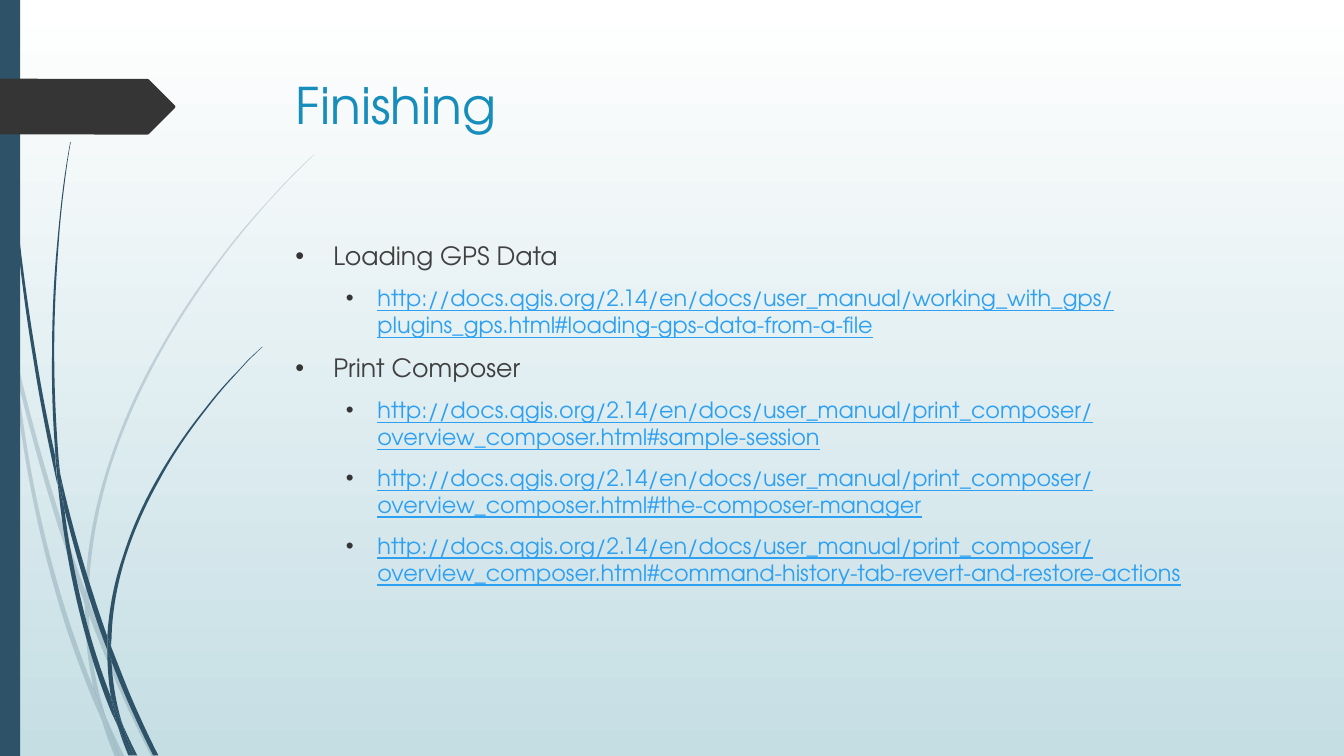
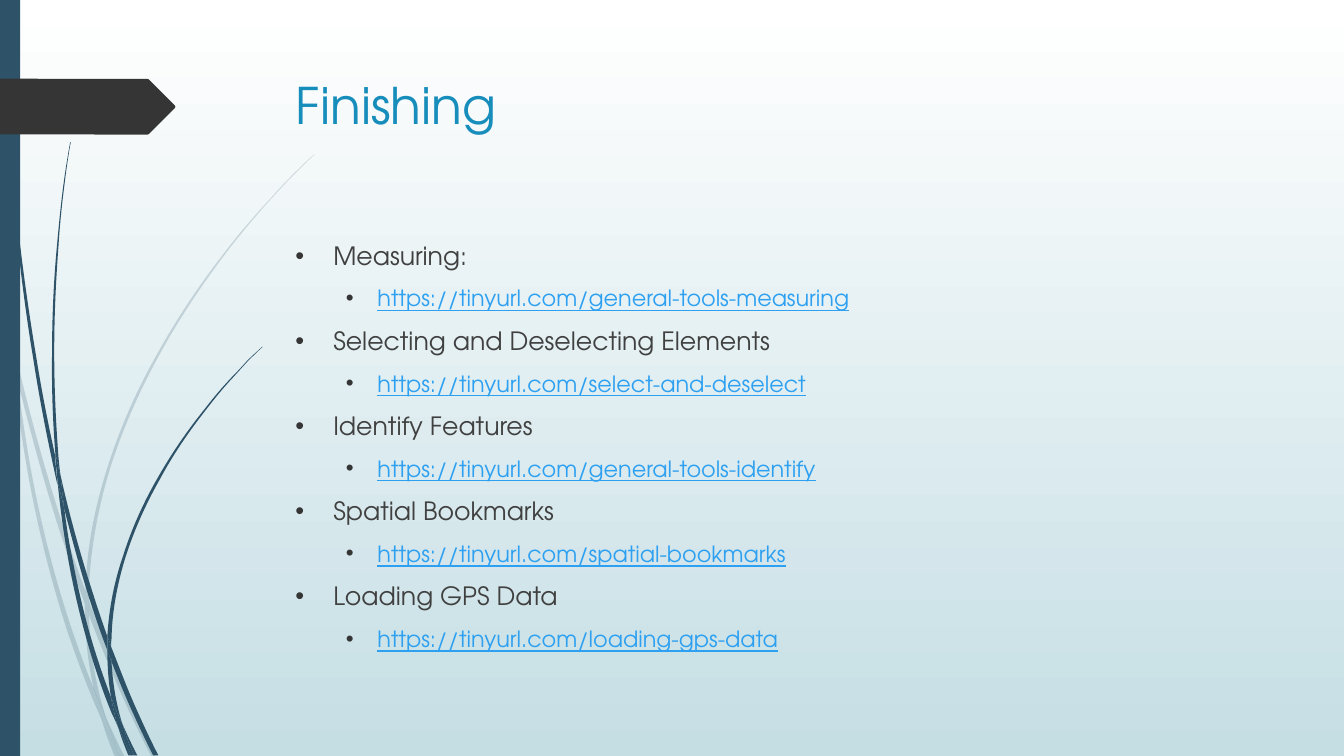
Before and after one commit to cleveland-metroparks/karisoke_2016, a slide deck: slide 11 of GIS Training.pptx. Drawn at 1344x756 pixels with LibreOffice and Linux fonts; fonts in the diff are those of the drawing. Boxes give left, top, right and bottom in pixels: in the first picture for what was removed or moved away, otherwise in the second. Text is boxed around its words. In the diff, an @@ line names an element or a change of style, - is before the commit and + after.

```diff
--- a/GIS Training.pptx
+++ b/GIS Training.pptx
@@ text at <box>333,246,849,567</box>: paragraphs added @@
+• Measuring:
+  • https://tinyurl.com/general-tools-measuring
+• Selecting and Deselecting Elements
+  • https://tinyurl.com/select-and-deselect
+• Identify Features
+  • https://tinyurl.com/general-tools-identify
+• Spatial Bookmarks
+  • https://tinyurl.com/spatial-bookmarks
@@ text at <box>377,630,778,652</box>: text changed @@
-  • http://docs.qgis.org/2.14/en/docs/user_manual/working_with_gps/plugins_gps.html#loading-gps-data-from-a-file
-• Print Composer
-  • http://docs.qgis.org/2.14/en/docs/user_manual/print_composer/overview_composer.html#sample-session
-  • http://docs.qgis.org/2.14/en/docs/user_manual/print_composer/overview_composer.html#the-composer-manager
-  • http://docs.qgis.org/2.14/en/docs/user_manual/print_composer/overview_composer.html#command-history-tab-revert-and-restore-actions
+  • https://tinyurl.com/loading-gps-data
```
Also in this commit, not shown: 3 other slides changed.
